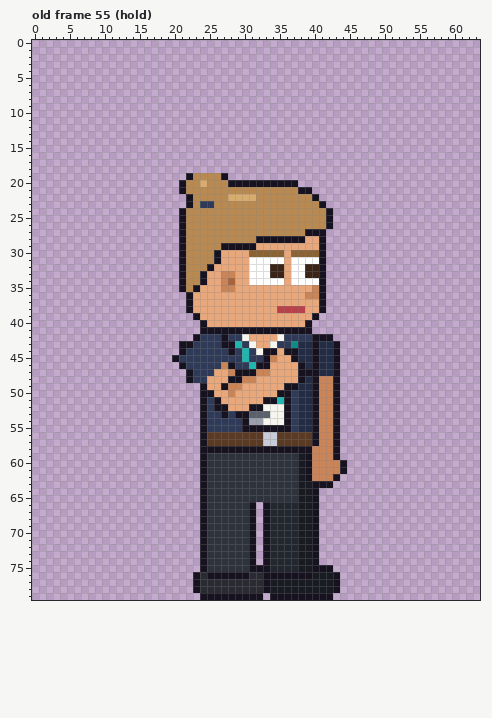
A pixel-art file gets an edit: sprites/expo/expo_regdesk_right_anim.aseprite. That is the earlier state.
64x80 pixels, 123 frames. Colours within 5 levels of each other are drawn and written as one. Shown: old frame 55 (hold). The commit also changed other frames, which this record leaves out.
New version:
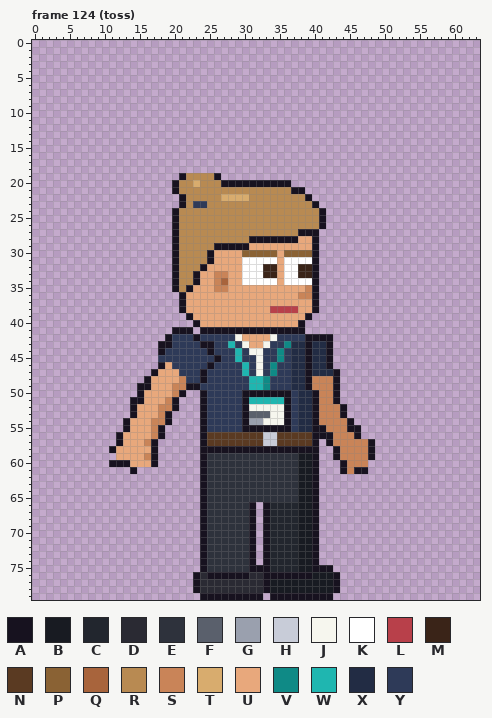
Palette (. is transparent): A #17121f  B #181b22  C #22262e  D #2a2a33  E #2e323c  F #5a606c  G #9aa0ae  H #c8ccd8  J #f6f6ee  K #ffffff  L #b8404a  M #3a2418  N #5a3a22  P #8a6234  Q #a8643c  R #b88a52  S #c98458  T #d8ac6e  U #e8a87c  V #0f8a86  W #1fb6b0  X #222c44  Y #2e3a58
A new or re-ordered frame is compared with the old frame closest to it.
Change:
frames 123 -> 129
Changed rows in their new state; - is an unchanged pixel.
Frame 124 (toss) is new; against old frame 55 (hold):
first column x 11:
19 ----------AR---A.---------------------
20 ---------AR-TR--A---------.-----------
21 ---------AR---------------A-.---------
22 ----------AR----T---R-------A.--------
23 ----------ARY-R--------------A.-------
24 ---------AR-------------------A.------
25 ---------AR-------------------A.------
26 ---------AR-------------------A.------
27 ---------AR----------------A--.-------
28 ---------AR---------A------U-A.-------
29 ---------AR----A----U--------A.-------
30 ---------AR---AU---P----UP---A.-------
31 ---------AR---AU---K----UK---A.-------
32 ---------AR--AU----K--M-UK-M-A.-------
33 ---------AR-AU-S-U-K--M-UK-M-A.-------
34 ---------AR-AU-SQU-K----UK---A.-------
35 ---------ARAU--S-U----------SA.-------
36 ----------AU---------------S-A.-------
37 ----------AU-----------------A.-------
38 ----------AU-----------L---U-A.-------
39 -----------AU---------------A.--------
40 ------------AU-------------A.---------
41 ---------AAA----------------.---------
42 --------AYYY----Y-JU---JY---A---------
43 -------AAYYY-AA-YWYJU-JY-VX-AX-A.-----
44 -------AYYY---A--YWYJ-YYVYX-AX-A.-----
45 -------YYY-----A--WY-JYYVYX-AX-A.-----
46 -------AUYY---A-YY-WYJYVYYXXAX-A.-----
47 ------AUUUYY-A-YYYYWYJYVYYXX-X--------
48 -----AUUUUSY-AYYYYYYWWVYYYXXAS--------
49 ----AAUUUSSAAYYYYYYYWWVYYYX-AS--------
50 ----AUUUUSA---YYYYYAAAAA--------------
51 ---AAUUUSA-----YYYYAWWWW--------------
52 ---AUUUSSA-----YYYYAJJ----------SA----
53 ---AUUUSA-------Y-Y-------------SA----
54 --AUUUSSA-----------------------SSA---
55 --AUUUSA----------------------A-SSAA--
56 -AUUUUSA----------------------AASSSA--
57 -AUUUSA-----------------------.ASSSSSA
58 AUUUUUA----------------------A..-SSSSA
59 -UUUUSA---------------------BA..-SSSSA
60 AAAUUUA---------------------BA...-SSS-
61 ---A------------------------BA...-SAA-
62 ----------------------------BA...-----
63 ------------------------------..------
